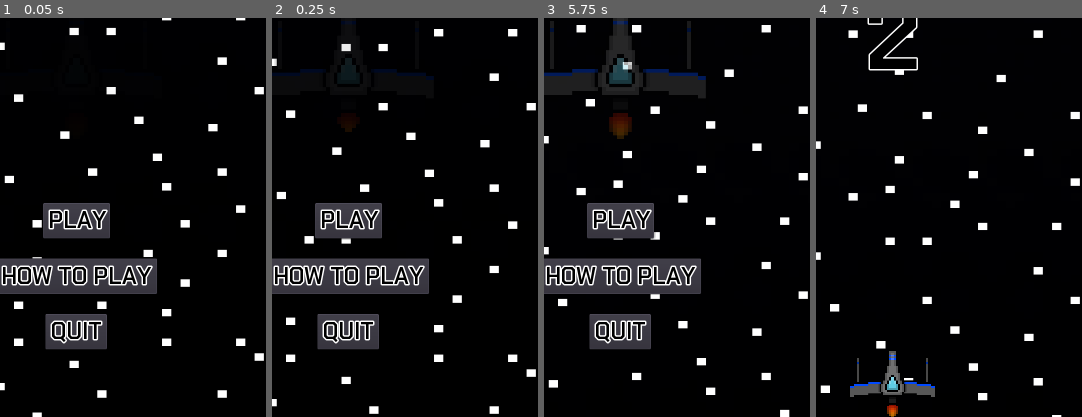
Above: before the commit, frames 1-4 (left to right).
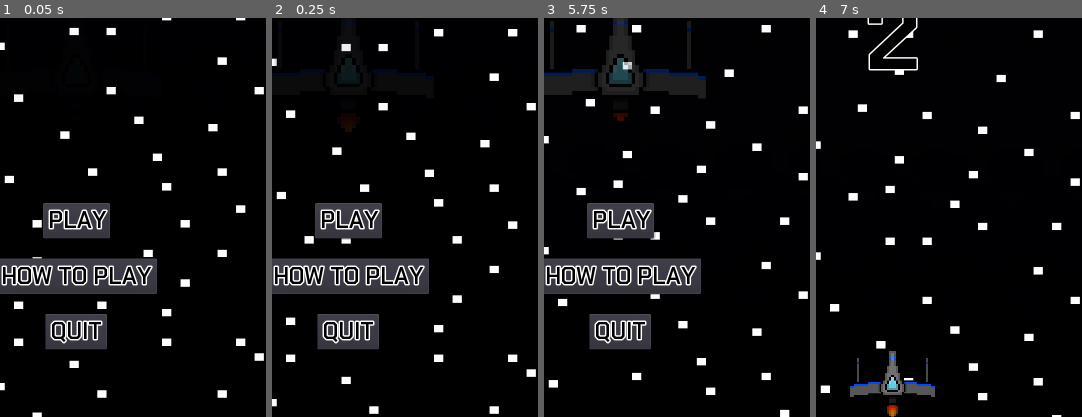
Above: after the commit, the same moments.

Repository: Cecilist/Final-BossFightBulletShooter
Game: Godot game, scene res://src/Menu/MainMenu.tscn
Same seed, same stepped clock (60 frames per second), same inputs: the game is played once before the commit and once after it.
Inputs:
- Up to frame 1 (0.05 s): no input
- Up to frame 2 (0.25 s): no input
- Up to frame 3 (5.75 s): click "PLAY" at 0.5 s; tap Enter (play_game) at 1.25, 2.1, 3.5 s; hold D (move_right) 1.28-2.03 s; hold Space (shoot) 1.28-2.03 s; hold S (move_down) 2.03-2.78 s; tap Space (shoot) at 2.3, 3.8 s; hold D (move_right) 2.78-3.53 s; hold Space (shoot) 2.78-3.53 s; hold W (move_up) 3.53-4.28 s; tap Tab (to_next_screen) at 3.6 s; hold A (move_left) 4.28-5 s; hold Space (shoot) 4.28-5 s; tap Escape (pause) at 4.9 s; click "TO MENU" at 5 s
- Up to frame 4 (7 s): click "PLAY" at 5.75 s; tap Space (shoot) at 6.5, 6.8 s; hold A (move_left) from 6.53 s (still down); tap Enter (play_game) at 6.6 s
The pictures show only the part of the screen within x 36-86%, y 48-98%; the shares and areas given below are measured in that part.

The runs differ from the first frame. In frame 3, 0.4% of the frame differs, in the area x 24-34%, y 24-31%; in frame 4, nothing differs.

Commit message:
Add player shooting sound

Diff:
--- a/project/src/Boss/Boss.gd
+++ b/project/src/Boss/Boss.gd
@@ -42,6 +42,9 @@
 	if random_num == 4:
 		bullet.global_position = $Cannon5.global_position
 
+	# Needs to be implemented in a less overwhelming way
+	#$BossShootingSound.play()
+
 	# Code below will randomly move around cannons
 	#var randomX = rng.randf_range(-249, 269) # magic numbers representing current width of boss "sprite"
 	#var cannonMovement := Vector2(randomX, 97) # magic number represetning current general y location of cannons
--- a/project/src/Boss/Boss.tscn
+++ b/project/src/Boss/Boss.tscn
@@ -1,7 +1,8 @@
-[gd_scene load_steps=6 format=2]
+[gd_scene load_steps=7 format=2]
 
 [ext_resource path="res://assets/fonts/Chakra_Petch/ChakraPetch-Bold.ttf" type="DynamicFontData" id=1]
 [ext_resource path="res://src/Boss/Boss.gd" type="Script" id=2]
+[ext_resource path="res://src/Boss/Boss Shooting.wav" type="AudioStream" id=3]
 
 [sub_resource type="RectangleShape2D" id=1]
 extents = Vector2( 258.889, 49.4904 )
@@ -62,4 +63,8 @@
 position = Vector2( 9.53503, 46.6164 )
 shape = SubResource( 3 )
 
+[node name="BossShootingSound" type="AudioStreamPlayer2D" parent="."]
+stream = ExtResource( 3 )
+volume_db = -10.0
+
 [connection signal="area_entered" from="Area2D" to="." method="_on_Area2D_area_entered"]
--- a/project/src/Menu/MainMenu.tscn
+++ b/project/src/Menu/MainMenu.tscn
@@ -91,7 +91,6 @@
 scale = Vector2( 0.5, 0.5 )
 frames = SubResource( 2 )
 animation = "flying"
-frame = 2
 playing = true
 
 [node name="PlayButton" type="Button" parent="."]
--- a/project/src/Player/Player.gd
+++ b/project/src/Player/Player.gd
@@ -88,6 +88,7 @@
 	bulletL.global_position = $LeftCannon.global_position
 	get_node("/root/Level").add_child(bulletR)
 	bulletR.global_position = $RightCannon.global_position
+	$PlayerShootingSound.play()
 	_can_shoot = false
 	$ShootTimer.start()
 
--- a/project/src/Player/Player.tscn
+++ b/project/src/Player/Player.tscn
@@ -7,6 +7,7 @@
 [ext_resource path="res://src/Player/Player_Ship_Damaged.png" type="Texture" id=5]
 [ext_resource path="res://src/Player/Player_Ship_2.png" type="Texture" id=6]
 [ext_resource path="res://src/Player/Player_Ship_3.png" type="Texture" id=7]
+[ext_resource path="res://src/Player/Player Shooting.wav" type="AudioStream" id=8]
 
 [sub_resource type="SpriteFrames" id=1]
 animations = [ {
@@ -18,14 +19,14 @@
 
 [sub_resource type="SpriteFrames" id=2]
 animations = [ {
+"frames": [ ExtResource( 1 ) ],
+"loop": true,
+"name": "flying",
+"speed": 5.0
+}, {
 "frames": [ ExtResource( 5 ), ExtResource( 1 ) ],
 "loop": true,
 "name": "damaged",
-"speed": 5.0
-}, {
-"frames": [ ExtResource( 1 ) ],
-"loop": true,
-"name": "flying",
 "speed": 5.0
 } ]
 
@@ -75,6 +76,10 @@
 [node name="ShootTimer" type="Timer" parent="."]
 wait_time = 0.4
 
+[node name="PlayerShootingSound" type="AudioStreamPlayer2D" parent="."]
+stream = ExtResource( 8 )
+volume_db = -15.0
+
 [connection signal="area_entered" from="Hitbox" to="." method="_on_Hitbox_area_entered"]
 [connection signal="timeout" from="InvulnerabilityTimer" to="." method="_on_InvulnerabilityTimer_timeout"]
 [connection signal="timeout" from="ShootTimer" to="." method="_on_ShootTimer_timeout"]
Not shown, added: project/src/Boss/Boss Shooting.wav.import
Not shown, added: project/src/Player/Player Shooting.wav.import
Not shown: 1 places in project/src/Player/Player.tscn that only renumber resources
Not shown, added: project/src/Boss/Boss Shooting.wav
Not shown, added: project/src/Player/Player Shooting.wav
Not shown, added: raw_assets/sounds/Boss Shooting.wav
Not shown, added: raw_assets/sounds/Final Project Theme (WIP).flp
Not shown, added: raw_assets/sounds/Final Project Theme (WIP).ogg
Not shown, added: raw_assets/sounds/Player Shooting.wav
Not shown, added: raw_assets/sounds/Shooting Sounds.flp
